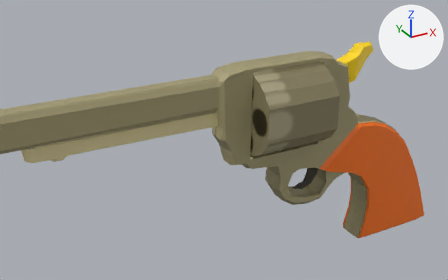
The Blender file Assets/Blender/weapons/revolver/revolver_nooutline.blend as it was, and as the next commit left it.
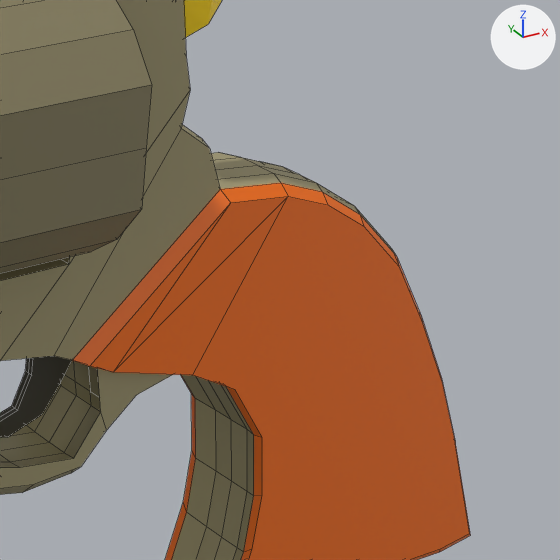
Each version is shown whole from a camera (50 mm lens) standing at (-0.752, -1.498, 0.89) and looking at (-0.006, -0.141, 0.211), then close up on the part from 67% to 100% of the width and 26% to 79% of the height. The lights are fixed; the arrows at upper right show +X, +Y and +Z. The close-ups show mesh edges as thin lines.

Objects in the first close-up: 'Cylinder', 'Hammer', 'Revolver', 'Trigger'.
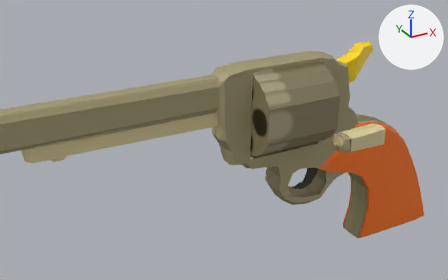
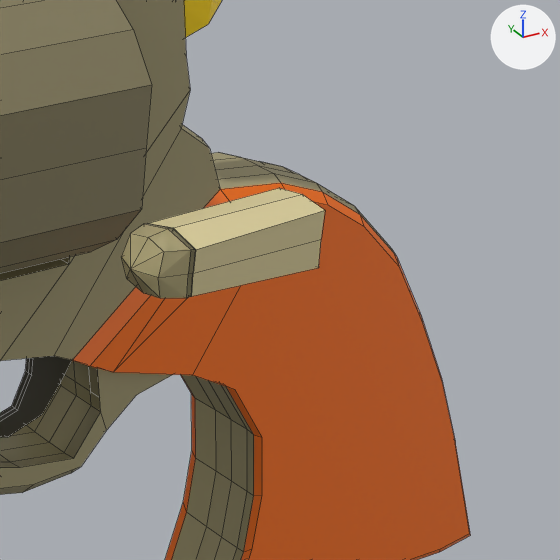
Changed parts and their boxes [x1, y1, x2, y2] in the close-ups (560 x 560 px):
'BulletBody', shown (beige): after [148, 188, 325, 296]
'BulletHead', shown (yellow): after [121, 223, 195, 298]

The change, as a list of edits to the scene's bpy script:
```text
Change me_cube_010:
    where me_cube_010.from_pydata(...)  # 11 vertices, 6 faces; spans x -0.0003..0.1245, y -0.0268..0.0, z -0.0001..0.0265
    remove me_cube_010.materials.append(mat_outline)
Change me_cube_009:
    where me_cube_009.from_pydata(...)  # 11 vertices, 7 faces, 1 loose edge; spans x -0.0345..0.0008, y -0.0268..0.0, z 0.0..0.0244
    remove me_cube_009.materials.append(mat_outline)
Change ob_bulletbody:
    remove _m = ob_bulletbody.modifiers.new('Solidify', 'SOLIDIFY')
    remove _m.thickness = -0.01
    remove _m.material_offset = 1
    remove _m.use_rim = False
    remove _m.use_flip_normals = True
    remove ob_bulletbody.hide_set(True)  # its collection is switched off
Change ob_bullethead:
    remove _m = ob_bullethead.modifiers.new('Solidify', 'SOLIDIFY')
    remove _m.thickness = -0.01
    remove _m.material_offset = 1
    remove _m.use_rim = False
    remove _m.use_flip_normals = True
    remove ob_bullethead.hide_set(True)  # its collection is switched off
```
